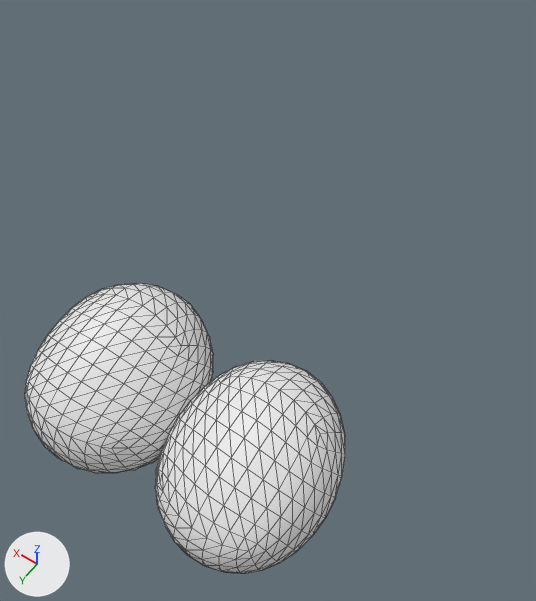
A saved change to the glTF model public/assets/brainstem/bs_n_trochlear.glb.
Rendered twice from a 50 mm camera at (-4.5, 27.5, -21.02) aimed at (-0.17, 21.43, -30.56). The axes (+X, +Y, +Z) are drawn at lower left. The lights are the same throughout. The first picture is the older version. Mesh edges are drawn as thin lines.

Objects in the first picture: 'L', 'R'.
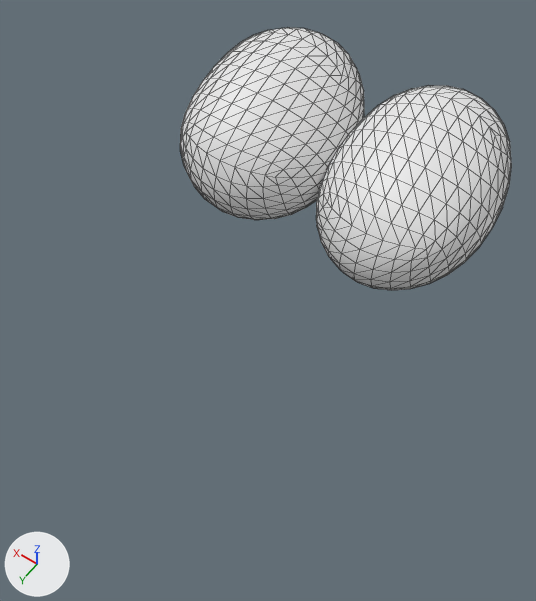
Where the change shows, as pixel boxes (x1, y1, x2, y2) in the pictures (536 x 601 px):
'L', reshaped, moved, rescaled: before (155, 360, 345, 573); after (316, 86, 512, 290)
'R', reshaped, moved, rescaled: before (24, 283, 213, 473); after (180, 28, 364, 220)

The change, as a list of edits to the scene's bpy script:
```text
Change me_l:
    used by ob_l; location = (-1.33, 23.52, -31.62); scale = (1.6, 1.6, 1.6)
    remove me_l.from_pydata(...)  # 386 vertices, 768 faces; spans x -0.89..0.89, y -1.0..1.0, z -0.76..0.76
    add me_l.from_pydata(...)  # 386 vertices, 768 faces; spans x -0.85..0.85, y -1.0..1.0, z -0.73..0.73
    me_l part 1: the whole mesh is multiplied about its middle by the matrix ((0.954, -0.003, -0.012), (-0.002, 0.991, -0.041), (-0.002, -0.075, 0.938)), then moved by (0.0, 0.0, -0.01)
Change me_r:
    used by ob_r; location = (1.33, 23.52, -31.62); scale = (1.6, 1.6, 1.6)
    remove me_r.from_pydata(...)  # 386 vertices, 768 faces; spans x -0.89..0.89, y -1.0..1.0, z -0.76..0.76
    add me_r.from_pydata(...)  # 386 vertices, 768 faces; spans x -0.85..0.85, y -1.0..1.0, z -0.73..0.73
    me_r part 2: the whole mesh is multiplied about its middle by the matrix ((0.954, 0.003, 0.012), (0.002, 0.991, -0.041), (0.002, -0.075, 0.938)), then moved by (0.0, 0.0, -0.01)
Change ob_l:
    ob_l.location: (-1.33, 23.52, -31.62) -> (-1.33, 19.17, -29.19)
    ob_l.scale: (1.6, 1.6, 1.6) -> (1.67, 1.67, 1.67)
Change ob_r:
    ob_r.location: (1.33, 23.52, -31.62) -> (1.33, 19.17, -29.19)
    ob_r.scale: (1.6, 1.6, 1.6) -> (1.67, 1.67, 1.67)
```
